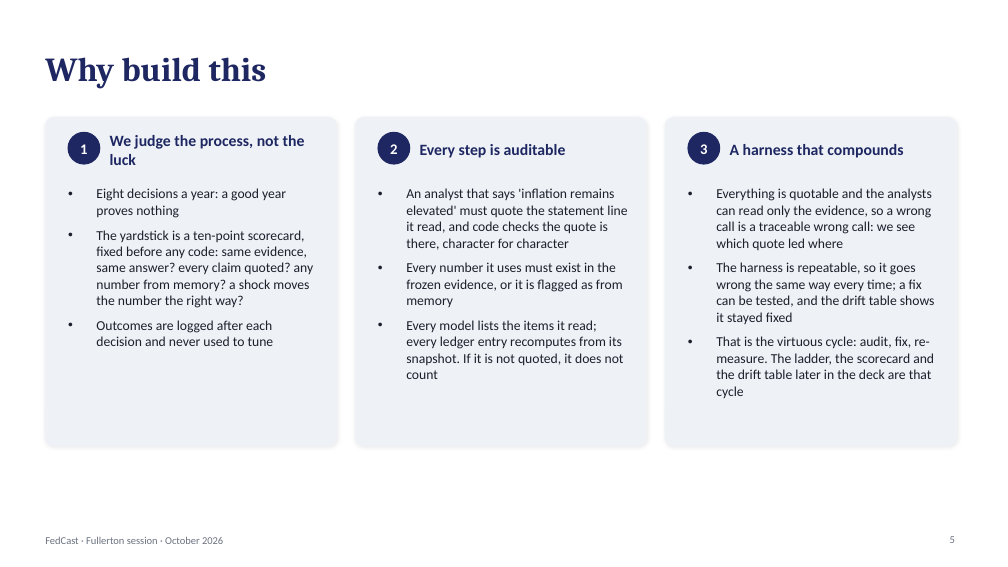
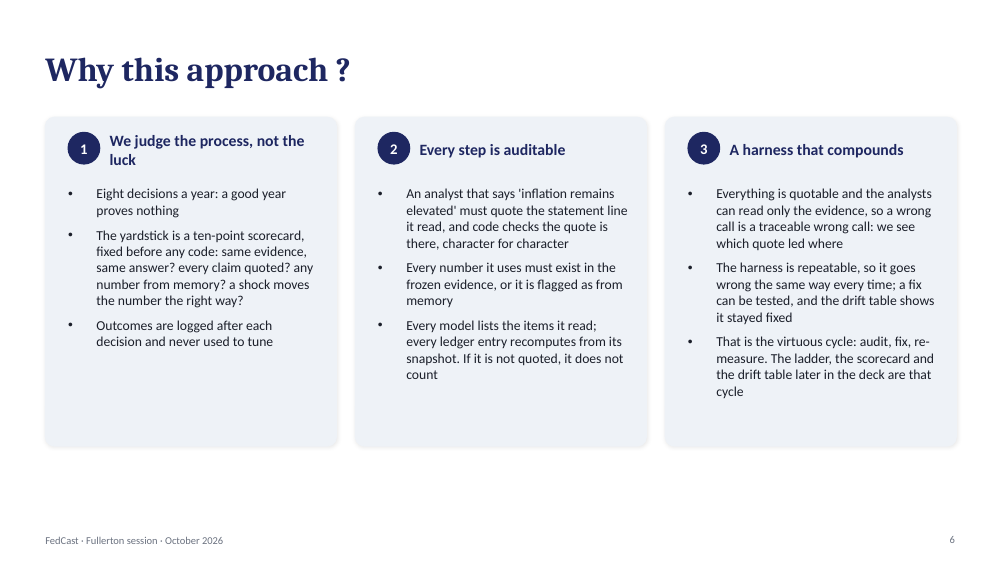
Before and after one commit to kmt112/fed-forecast, a slide deck: slide 6 of docs/FedCast_Fullerton.pptx (slide 5 before the commit). Drawn at 1008x567 pixels with LibreOffice and Linux fonts; fonts in the diff are those of the drawing. Boxes give left, top, right and bottom in pixels: in the first picture for what was removed or moved away, otherwise in the second. Text is boxed around its words. In the diff, an @@ line names an element or a change of style, - is before the commit and + after.

```diff
--- a/docs/FedCast_Fullerton.pptx
+++ b/docs/FedCast_Fullerton.pptx
@@ title at (45, 57, 329, 89): text changed @@
-Why build this
+Why this approach ?
@@ page number at (950, 536, 955, 543): text changed @@
-5
+6
```
Also in this commit, not shown: 7 other slides changed, 3 other files.
